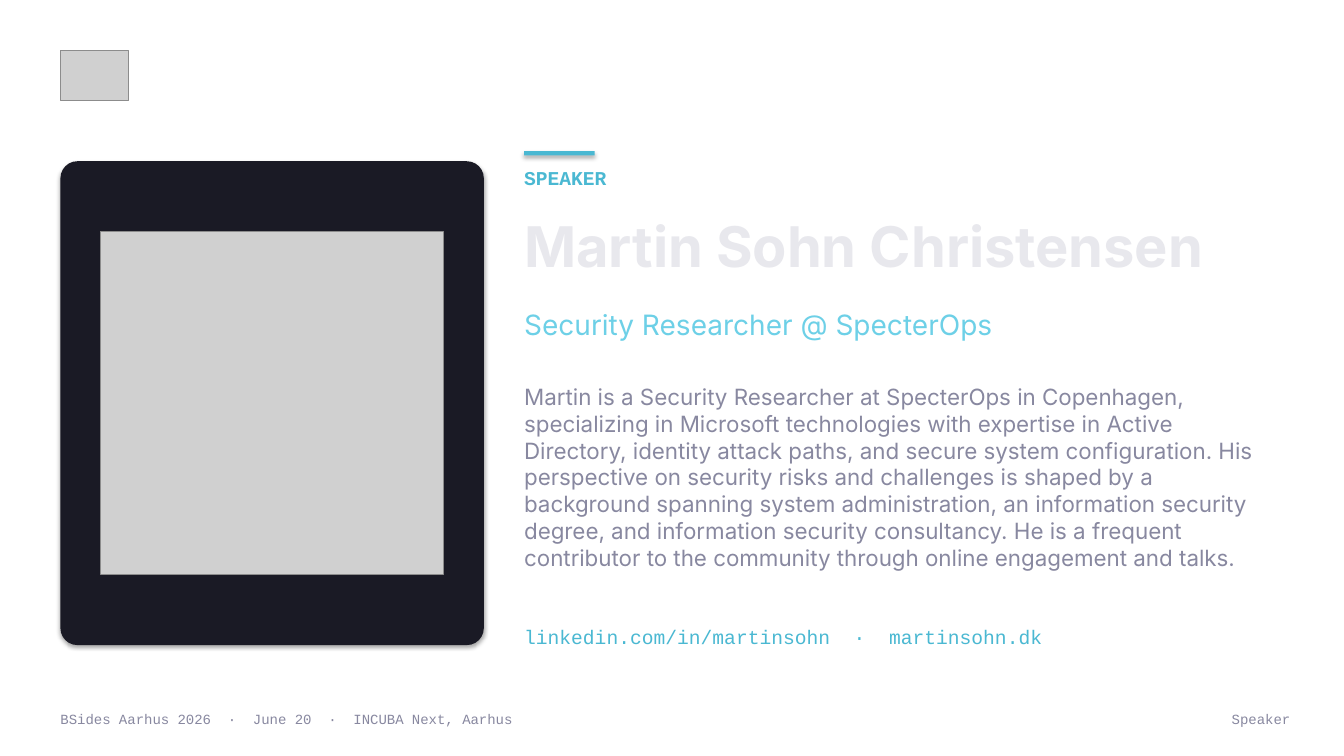
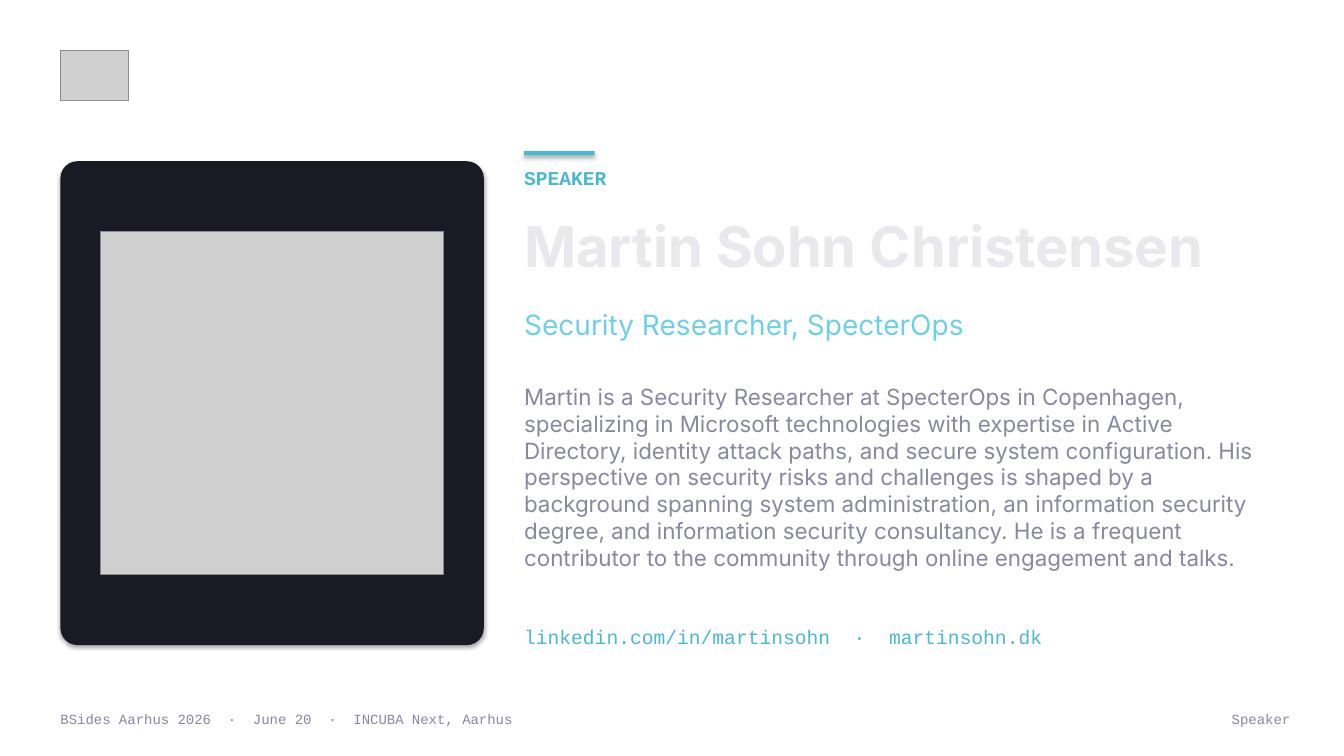
Before and after one commit to BSides-Aarhus/Website-2026, a slide deck: slide 8 of Plans/template-output/bsides-aarhus-2026-template.pptx. Drawn at 1344x756 pixels with LibreOffice and Linux fonts; fonts in the diff are those of the drawing; grey boxes stand for pictures; background and template pictures are left out. Boxes give left, top, right and bottom in pixels: in the first picture for what was removed or moved away, otherwise in the second. Text is boxed around its words. In the diff, an @@ line names an element or a change of style, - is before the commit and + after.

```diff
--- a/Plans/template-output/bsides-aarhus-2026-template.pptx
+++ b/Plans/template-output/bsides-aarhus-2026-template.pptx
@@ text at (x1=524, y1=314, x2=964, y2=341): text changed @@
-Security Researcher @ SpecterOps
+Security Researcher, SpecterOps
```
Also in this commit, not shown: 8 other slides changed, 12 other files.
